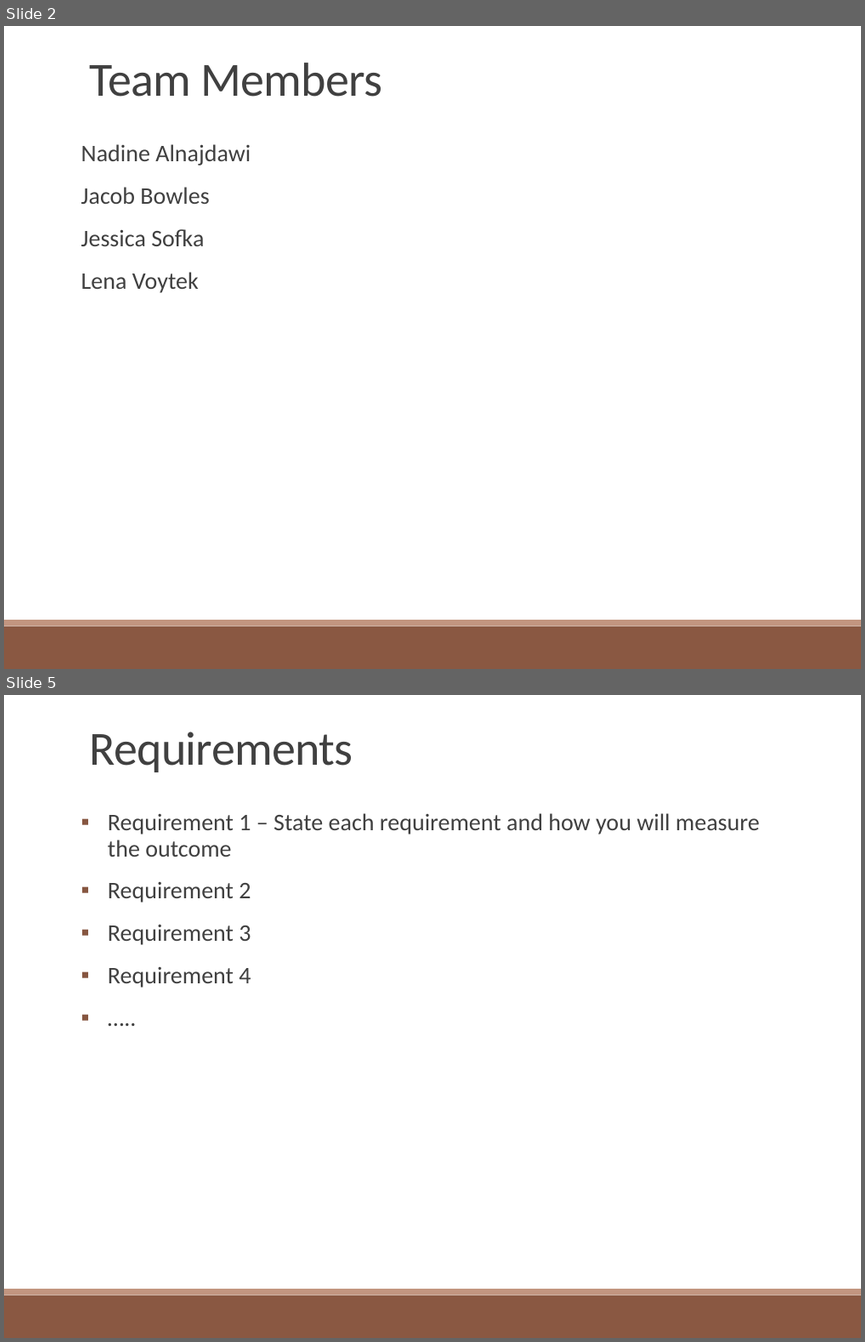
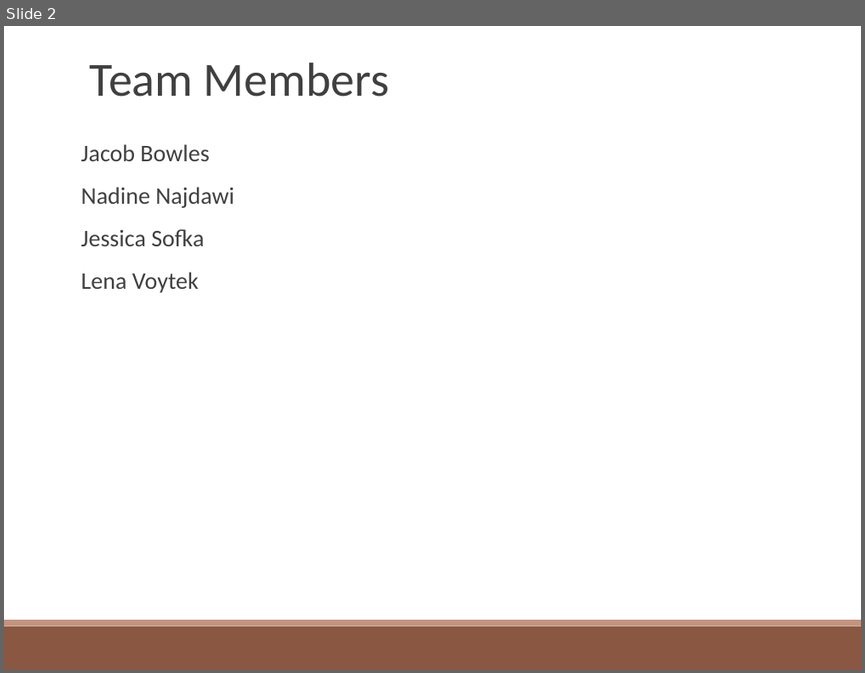
Before and after one commit to lvoytek/VoiceModulator, a slide deck: Proposal/FinalProposal.pptx. Shown one above the other, each under a label of ours: slides 2 and 5 before the commit, slide 2 after it; the slides between them are not shown. The pictures are 865x1342 and 865x673 pixels, drawn with LibreOffice and Linux fonts; fonts in the diff are those of the drawing. Boxes give left, top, right and bottom in pixels: in the first picture for what was removed or moved away, otherwise in the second. Text is boxed around its words. In the diff, an @@ line names an element or a change of style, - is before the commit and + after.

```diff
--- a/Proposal/FinalProposal.pptx
+++ b/Proposal/FinalProposal.pptx
@@ slide 5 removed at (4, 695, 861, 1338), background #FFFFFF; not listed: 2 template elements that a slide beside it also shows @@
@@ text removed at (90, 732, 353, 772) @@
-Requirements
@@ text removed at (108, 813, 760, 987) @@
-▪ Requirement 1 – State each requirement and how you will measure the outcome
-▪ Requirement 2
-▪ Requirement 3
-▪ Requirement 4
-▪ …..
@@ slide 2 changed as well @@
@@ text "Team Members" at (90, 63, 389, 97): letter spacing -0.5 to 0 pt @@
@@ text at (81, 144, 250, 165): paragraph removed @@
-Nadine Alnajdawi
@@ text at (81, 144, 209, 293): less space between paragraphs @@
@@ text at (81, 187, 234, 208): paragraph added @@
+Nadine Najdawi
```
Also in this commit, not shown: 2 other slides changed, 8 slides added, 3 other slides removed.
